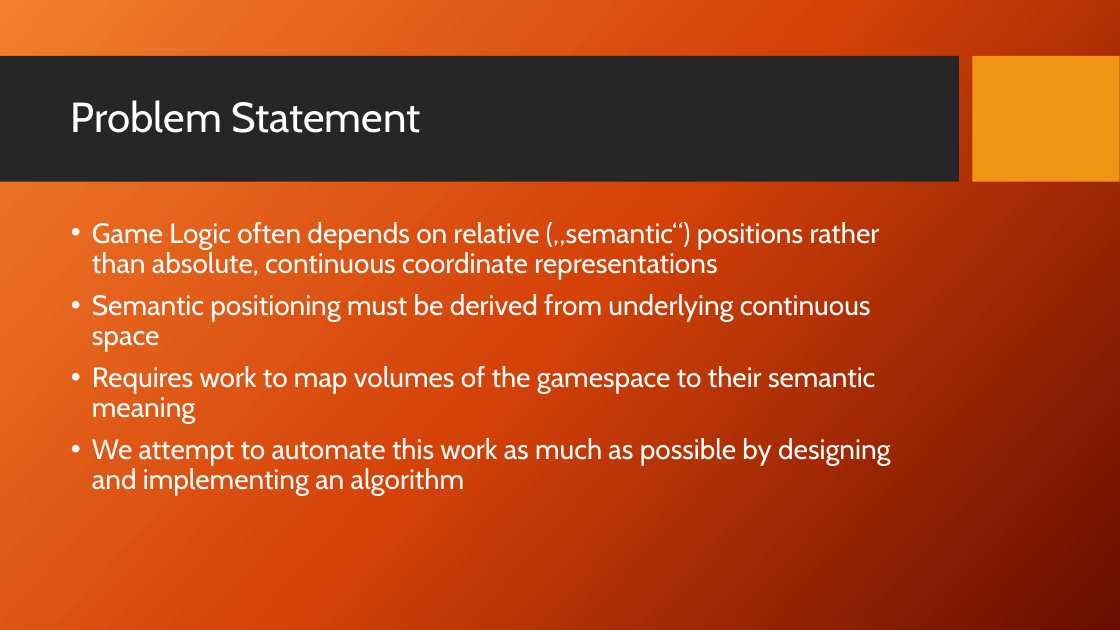
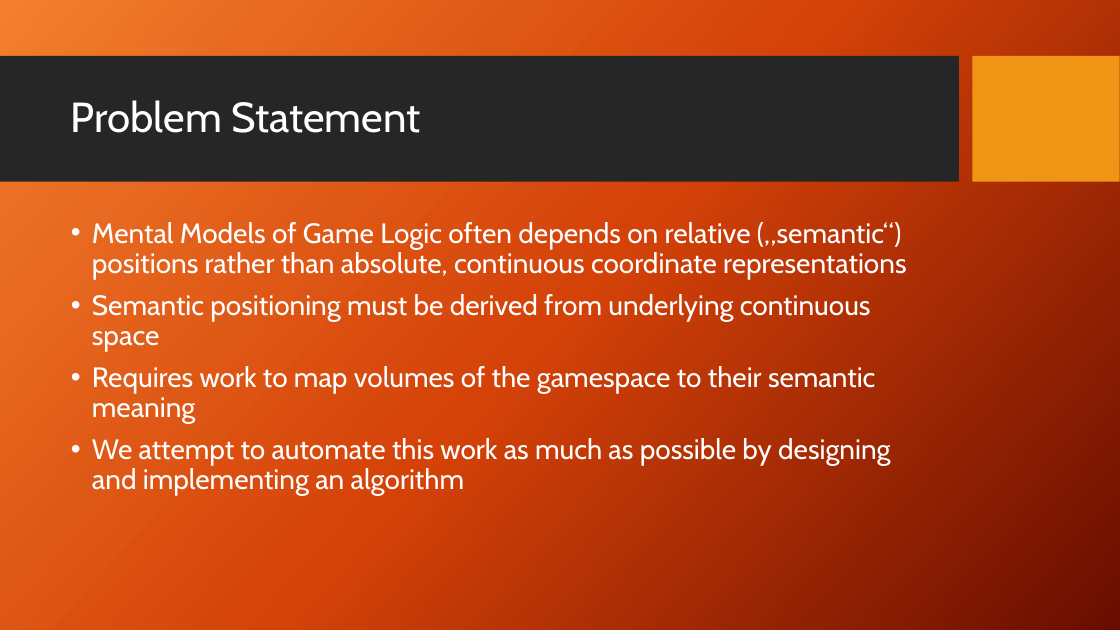
Before and after one commit to surrealtm/Thesis, a slide deck: slide 2 of Text/Presentation_2205.pptx. Drawn at 1120x630 pixels with LibreOffice and Linux fonts; fonts in the diff are those of the drawing; background and template pictures are left out. Boxes give left, top, right and bottom in pixels: in the first picture for what was removed or moved away, otherwise in the second. Text is boxed around its words. In the diff, an @@ line names an element or a change of style, - is before the commit and + after.

Commit message:
Old changes to a presentation file.

```diff
--- a/Text/Presentation_2205.pptx
+++ b/Text/Presentation_2205.pptx
@@ text at (92, 222, 906, 279): text changed @@
-• Game Logic often depends on relative („semantic“) positions rather than absolute, continuous coordinate representations
+• Mental Models of Game Logic often depends on relative („semantic“) positions rather than absolute, continuous coordinate representations
```
Also in this commit, not shown: 1 other slide changed, 1 other file.
